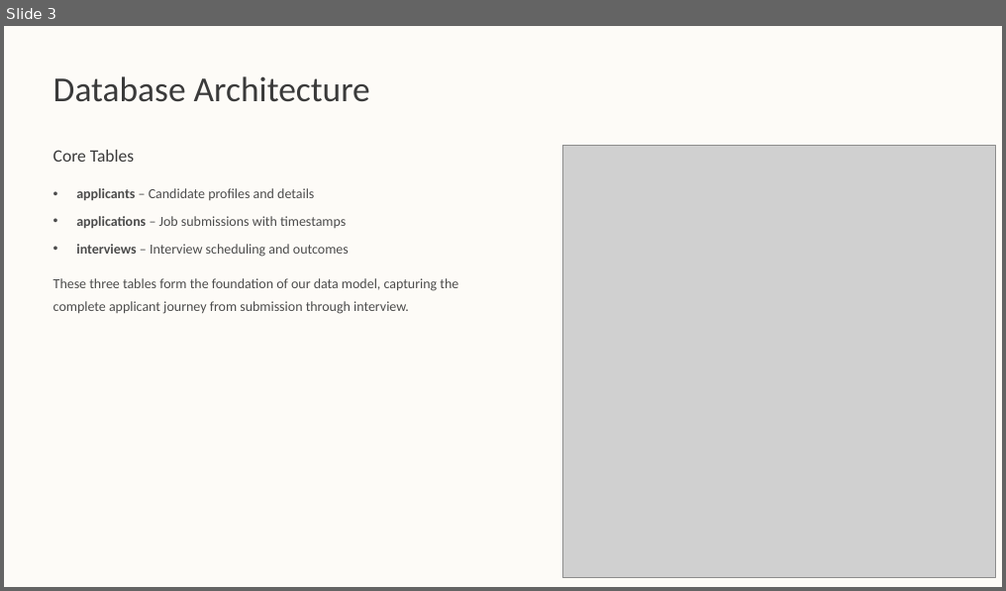
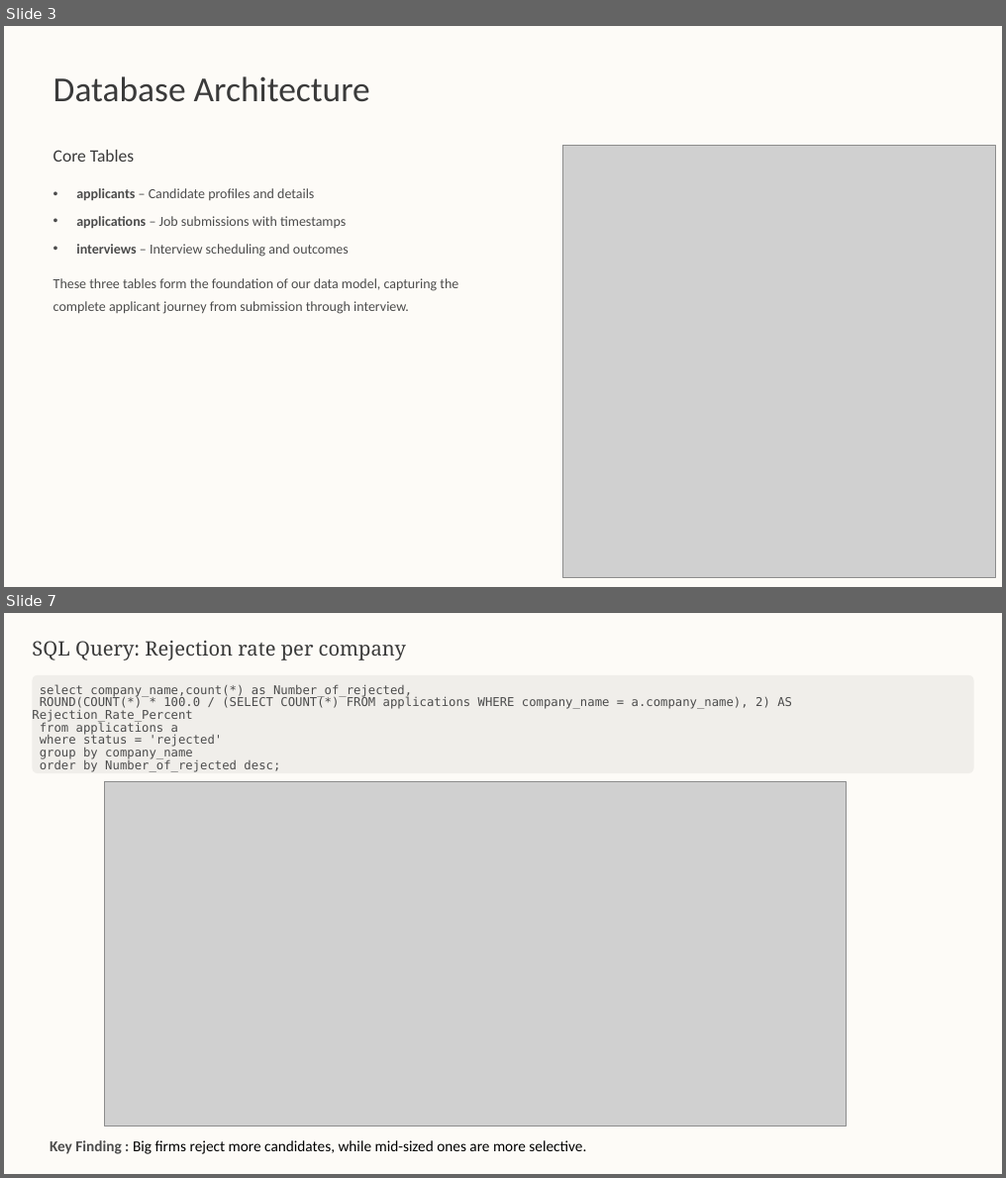
Before and after one commit to tusharshukla34/Job-Application-Tracker-With-SQL-and-Python-libraries, a slide deck: Job-Application-Tracker.pptx. Shown one above the other, each under a label of ours: slide 3 before the commit, slides 3 and 7 after it; the slides between them are not shown. The pictures are 1006x591 and 1006x1178 pixels, drawn with LibreOffice and Linux fonts; fonts in the diff are those of the drawing; grey boxes stand for pictures; background and template pictures are left out. Boxes give left, top, right and bottom in pixels: in the first picture for what was removed or moved away, otherwise in the second. Text is boxed around its words. In the diff, an @@ line names an element or a change of style, - is before the commit and + after.

```diff
--- a/Job-Application-Tracker.pptx
+++ b/Job-Application-Tracker.pptx
@@ slide 7 added at [4, 613, 1002, 1174], background #FFFFFF at 94% opacity; not listed: 1 template element that a slide beside it also shows @@
@@ text added at [32, 640, 406, 661], 23 pt, text #3A3A3A @@
+SQL Query: Rejection rate per company
@@ rounded rectangle added at [32, 675, 974, 774], fill #F0EEEA @@
@@ text added at [32, 684, 792, 772], 14 pt, text #4C4C4C @@
+select company_name,count(*) as Number_of_rejected,
+ROUND(COUNT(*) * 100.0 / (SELECT COUNT(*) FROM applications WHERE company_name = a.company_name), 2) AS Rejection_Rate_Percent
+from applications a
+where status = 'rejected'
+group by company_name
+order by Number_of_rejected desc;
@@ picture added at [104, 781, 846, 1126] @@
@@ text added at [50, 1141, 586, 1155], 17.5 pt, text #000000 @@
+Key Finding : Big firms reject more candidates, while mid-sized ones are more selective.
@@ rectangle added at [876, 1134, 1002, 1168], fill #FDFBF7 @@
```
Also in this commit, not shown: 6 other slides changed, 5 other slides added, 6 slides removed.
